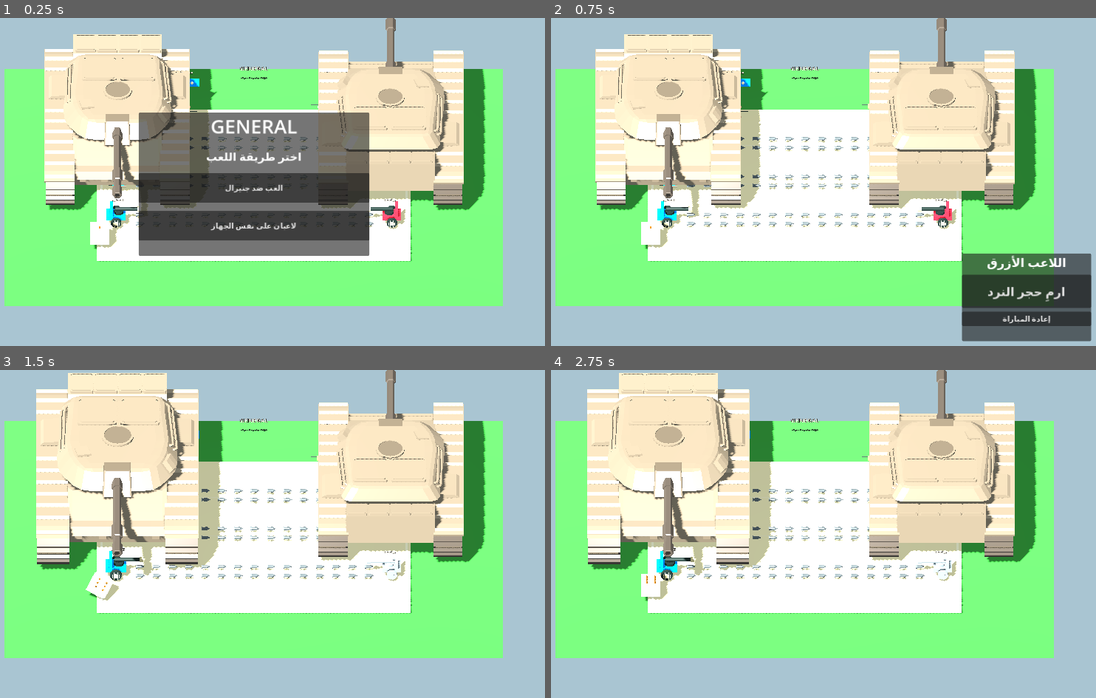
Above: before the commit, frames 1-4 (two rows, left to right).
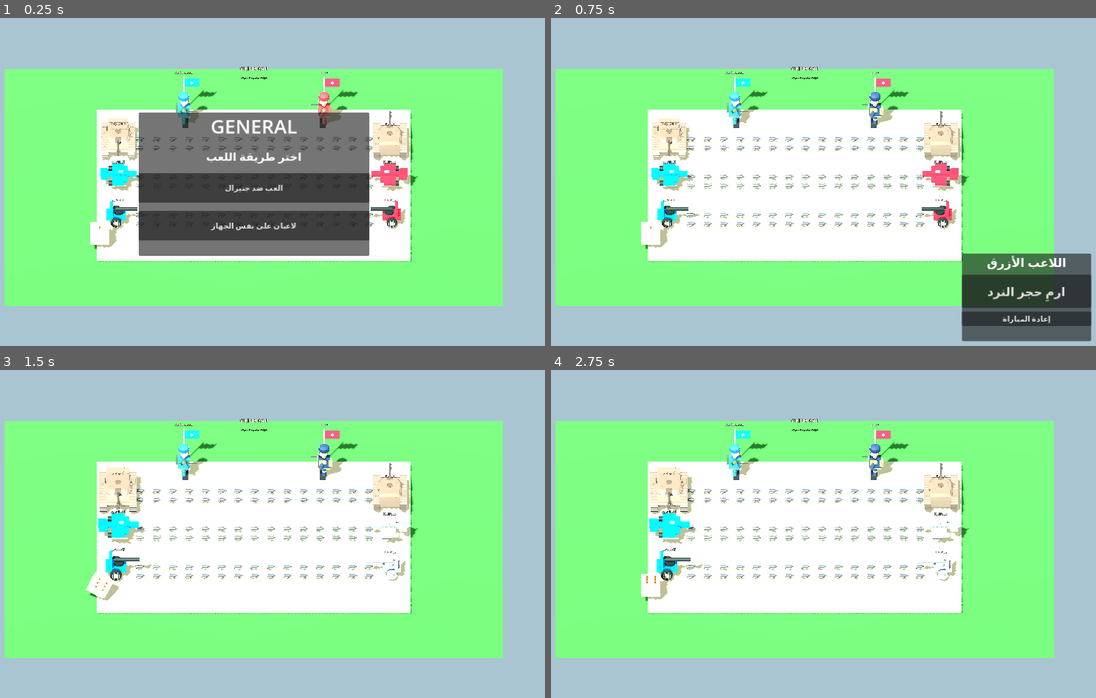
Above: after the commit, the same moments.

Repository: ahmad3aj-web/General_game
Game: Godot game, scene res://Main.tscn
The game is run twice, just before and just after one commit, with the same random seed, the same clock (stepped at 60 frames per second) and the same inputs.
Inputs (mouse positions are in pixels of both pictures, inside the frame that each line leads up to):
- Up to frame 1 (0.25 s): no input
- Up to frame 2 (0.75 s): click "العب ضد جنيرال" at 0.5 s
- Up to frame 3 (1.5 s): click "ارمِ حجر النرد" at 1.25 s
- Up to frame 4 (2.75 s): tap Enter at 2 s; move the mouse to (932, 520) at 2.02 s; click (932, 520) at 2.17 s

The runs differ from the first frame. In frame 1, 23% of the frame differs, in the area x 8-90%, y 0-60%; in frame 2, 27%; in frame 3, 30%, in the area x 6-90%, y 0-63%; in frame 4, 30%.
Error before the commit: Invalid assignment of property or key 'text' with value of type 'String' on a base object of type 'null instance'. (res://Main.gd:548)
Error after the commit: Invalid assignment of property or key 'text' with value of type 'String' on a base object of type 'null instance'. (res://Main.gd:550)

Commit message:
Scale imported tank to fit its lane and improve tap target

Diff:
--- a/godot/Main.gd
+++ b/godot/Main.gd
@@ -204,9 +204,11 @@
 		var tank_scene := load("res://assets/models/tank_basic.glb") as PackedScene
 		if tank_scene:
 			var tank_model := tank_scene.instantiate() as Node3D
-			tank_model.position = Vector3(0, 0.05, 0)
+			tank_model.position = Vector3(0, 0.02, 0)
 			tank_model.rotation_degrees.y = 90
-			tank_model.scale = Vector3(0.78, 0.78, 0.78)
+			# The source GLB uses a much larger world scale than the board.
+			# Keep the imported tank inside its lane and leave bullets visible.
+			tank_model.scale = Vector3(0.18, 0.18, 0.18)
 			root.add_child(tank_model)
 		else:
 			# Detailed cartoon tank: twin tracks, six road wheels, turret, hatch and cannon.
@@ -286,7 +288,7 @@
 
 	weapon_roots.append({"root": root, "side": side, "lane": lane})
 	var area := Area3D.new()
-	area.position = Vector3(0, 0.58, 0)
+	area.position = Vector3(0, 0.72, 0)
 	area.input_ray_pickable = true
 	area.monitoring = true
 	area.monitorable = true
@@ -296,7 +298,7 @@
 	area.set_meta("weapon_lane", lane)
 	var collision := CollisionShape3D.new()
 	var shape := SphereShape3D.new()
-	shape.radius = 1.95
+	shape.radius = 2.25
 	collision.shape = shape
 	area.add_child(collision)
 	root.add_child(area)
